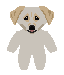
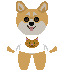
The second 64 x 75 image is a revision of the first. Changes to its layers:
hid group "Lab" (6 layers) over [10, 6, 54, 35]
showed group "Corgi copy" (6 layers) over [16, 1, 48, 35]
added group "Clothes" with 10 layers above "Bodies" over [8, 29, 56, 70]
added layer "cat" in group "Clothes" over [25, 37, 39, 48]
added layer "Long Sleeve Shirt" in group "Clothes" over [8, 29, 56, 53]
showed "Corgi Body" over [7, 29, 57, 70]
hid "Lab #1" over [7, 29, 57, 70]